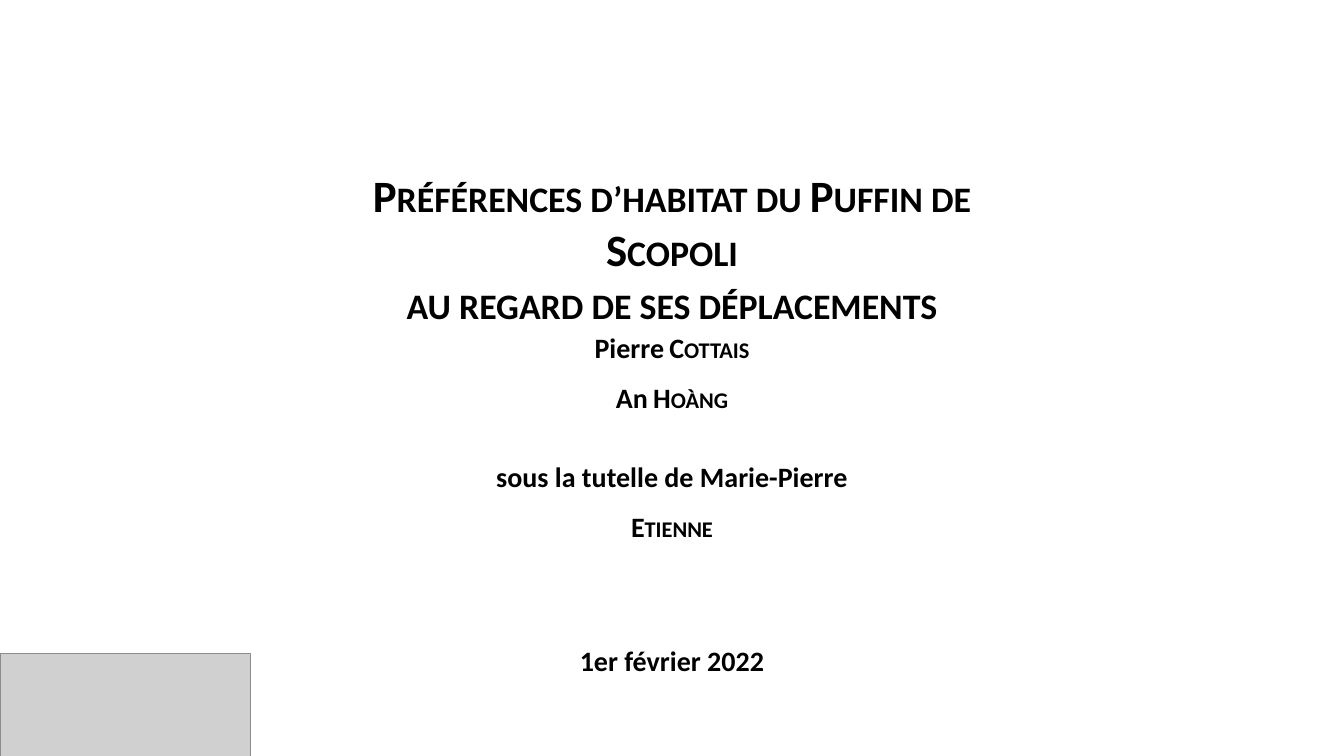
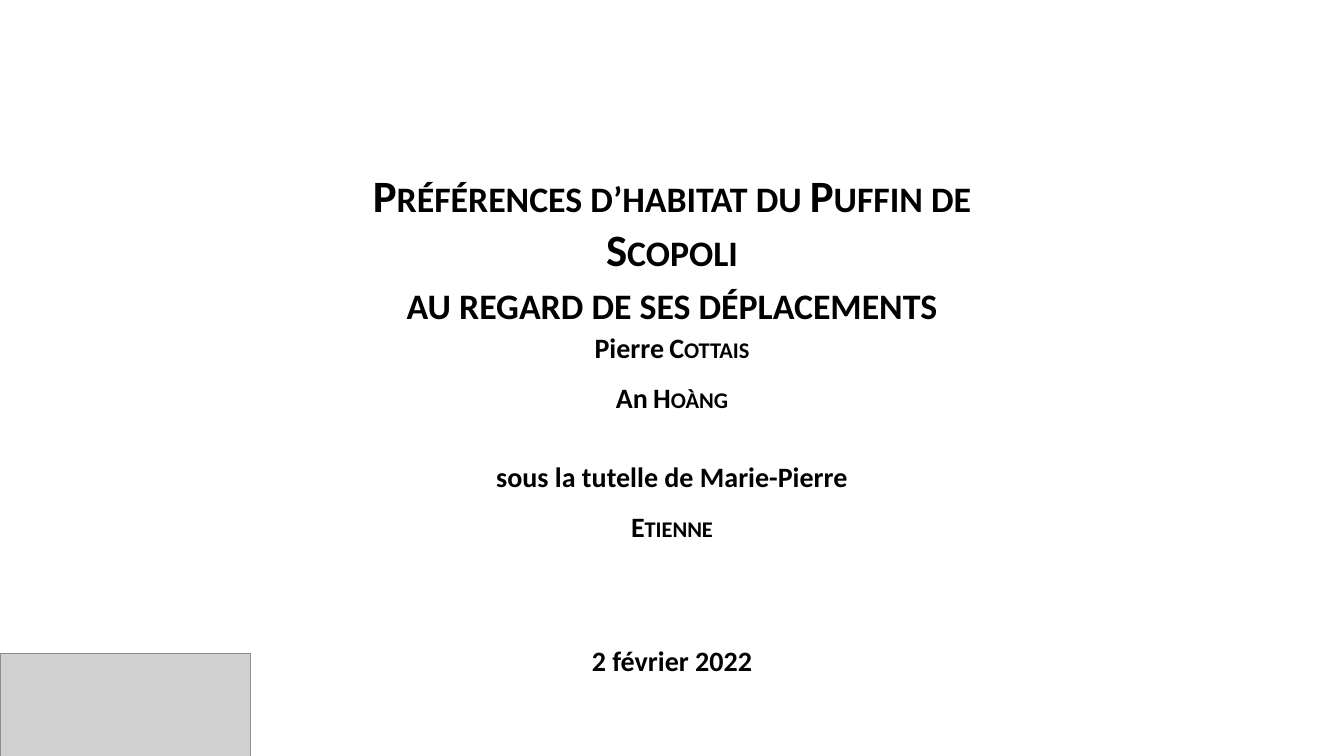
Before and after one commit to PCottais/puffin_scopoli, a slide deck: slide 1 of pres_soutenance_v4.pptx. Drawn at 1344x756 pixels with LibreOffice and Linux fonts; fonts in the diff are those of the drawing; grey boxes stand for pictures. Boxes give left, top, right and bottom in pixels: in the first picture for what was removed or moved away, otherwise in the second. Text is boxed around its words. In the diff, an @@ line names an element or a change of style, - is before the commit and + after.

```diff
--- a/pres_soutenance_v4.pptx
+++ b/pres_soutenance_v4.pptx
@@ text at (592, 651, 752, 672): text changed @@
-1er février 2022
+2 février 2022
```
Also in this commit, not shown: 16 other slides changed.
